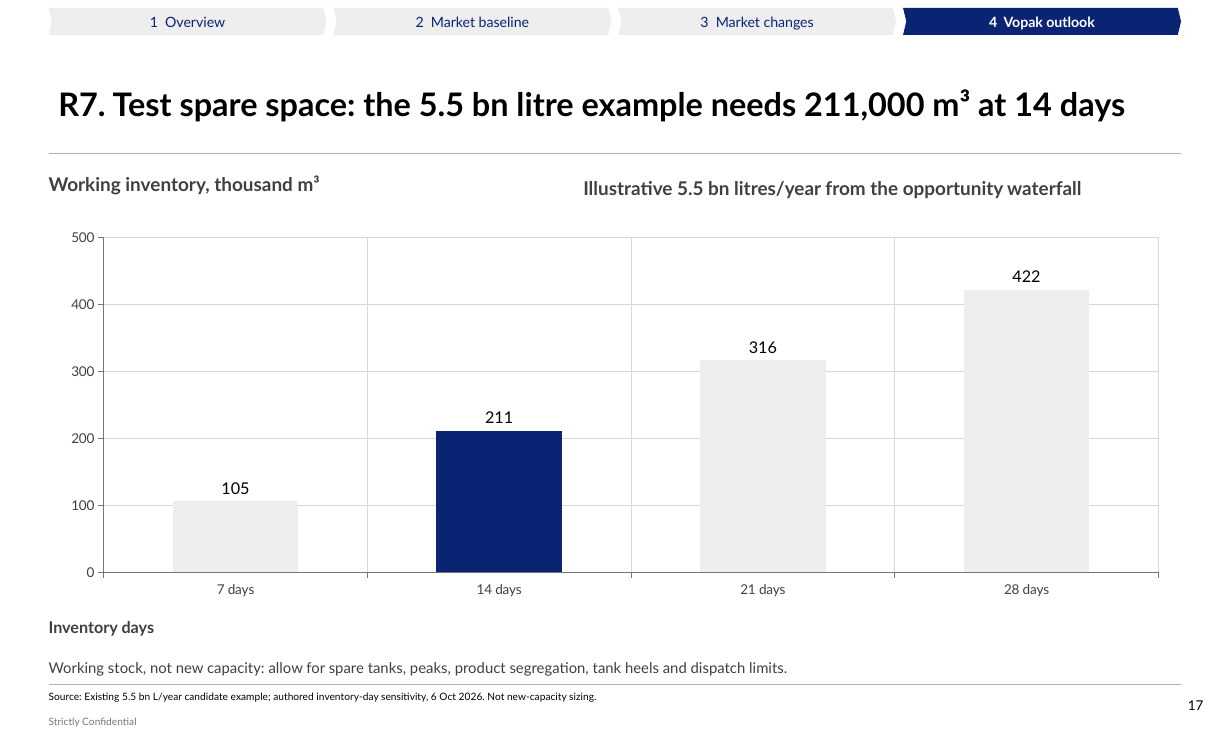
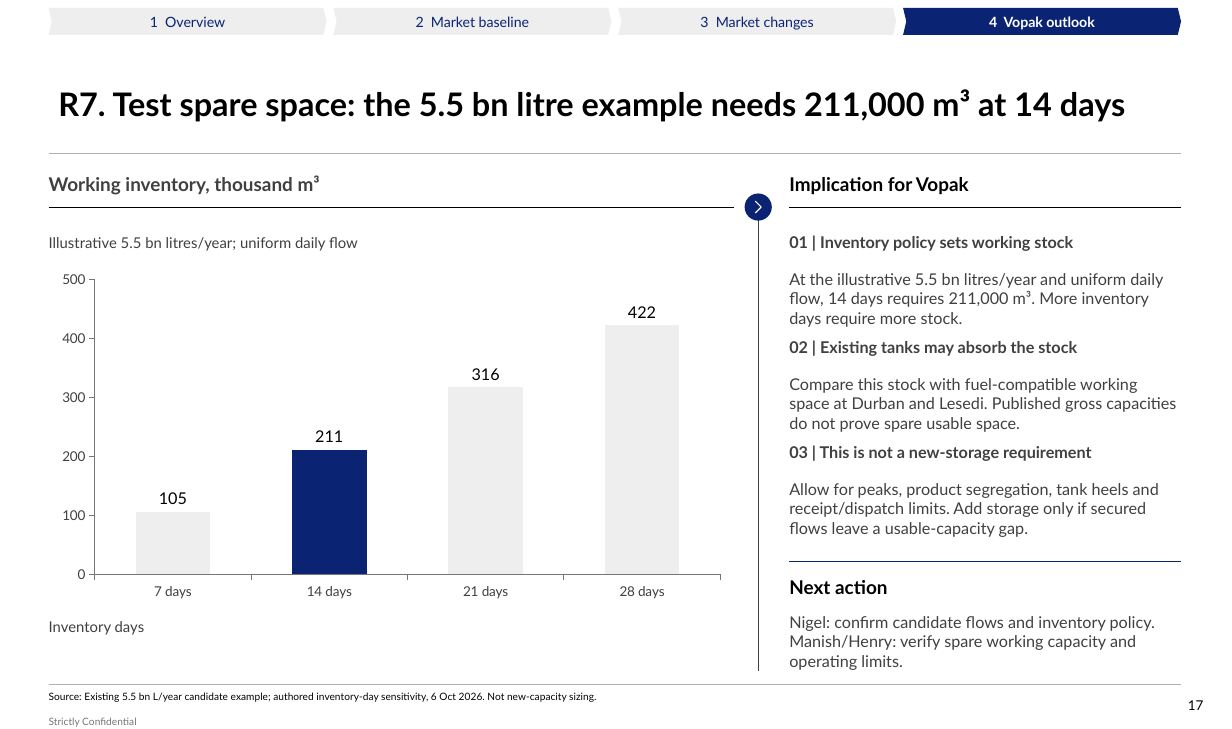
Before and after one commit to Africa-International-Advisors/liquid_fuels_model, a slide deck: slide 17 of pptx/output/delivered/Vopak_Week1_Convergence_2026_10_06.pptx. Drawn at 1232x729 pixels with LibreOffice and Linux fonts; fonts in the diff are those of the drawing; background and template pictures are left out. Boxes give left, top, right and bottom in pixels: in the first picture for what was removed or moved away, otherwise in the second. Text is boxed around its words. In the diff, an @@ line names an element or a change of style, - is before the commit and + after.

Commit message:
Simplify trade exhibit and add inventory evidence panel

```diff
--- a/pptx/output/delivered/Vopak_Week1_Convergence_2026_10_06.pptx
+++ b/pptx/output/delivered/Vopak_Week1_Convergence_2026_10_06.pptx
@@ text added at (789,177,969,195), 14 pt, text #000000, bold @@
+Implication for Vopak
@@ line added from (49, 207) to (734, 207), #000000 0.55 pt @@
@@ ellipse added at (745,194,772,221), fill #0A2373 @@
@@ line added from (756, 201) to (761, 207), #FFFFFF 0.9 pt @@
@@ line added from (761, 207) to (756, 213), #FFFFFF 0.9 pt @@
@@ line added from (758, 207) to (758, 671), #404040 0.55 pt @@
@@ line added from (790, 207) to (1181, 207), #000000 0.55 pt @@
@@ text at (49,237,358,251): text changed; size 14 to 11 pt; bold off @@
-Illustrative 5.5 bn litres/year from the opportunity waterfall
+Illustrative 5.5 bn litres/year; uniform daily flow
@@ text added at (789,236,1073,251), 12 pt, text #404040, bold @@
+01 | Inventory policy sets working stock
@@ column chart at (49,264,734,607) @@
@@ category axis changed @@
@@ value axis changed @@
@@ column chart: place and size @@
-column chart at (49,222,1181,606)
+column chart at (49,264,734,607)
@@ text added at (789,273,1163,327), 12 pt, text #404040 @@
+At the illustrative 5.5 bn litres/year and uniform daily flow, 14 days requires 211,000 m³. More inventory days require more stock.
@@ text added at (789,341,1077,356), 12 pt, text #404040, bold @@
+02 | Existing tanks may absorb the stock
@@ text added at (789,378,1176,432), 12 pt, text #404040 @@
+Compare this stock with fuel-compatible working space at Durban and Lesedi. Published gross capacities do not prove spare usable space.
@@ text added at (789,446,1092,461), 12 pt, text #404040, bold @@
+03 | This is not a new-storage requirement
@@ text added at (789,483,1159,537), 12 pt, text #404040 @@
+Allow for peaks, product segregation, tank heels and receipt/dispatch limits. Add storage only if secured flows leave a usable-capacity gap.
@@ line added from (790, 562) to (1181, 562), #0A2373 0.8 pt @@
@@ text added at (789,580,887,594), 14 pt, text #000000, bold @@
+Next action
@@ text "Inventory days" at (49,621,145,635): size 12 to 11 pt, bold off @@
@@ text added at (789,616,1155,670), 12 pt, text #404040 @@
+Nigel: confirm candidate flows and inventory policy. Manish/Henry: verify spare working capacity and operating limits.
@@ text removed at (49,662,787,676) @@
-Working stock, not new capacity: allow for spare tanks, peaks, product segregation, tank heels and dispatch limits.
```
Also in this commit, not shown: 1 other slide changed, 6 other files.
